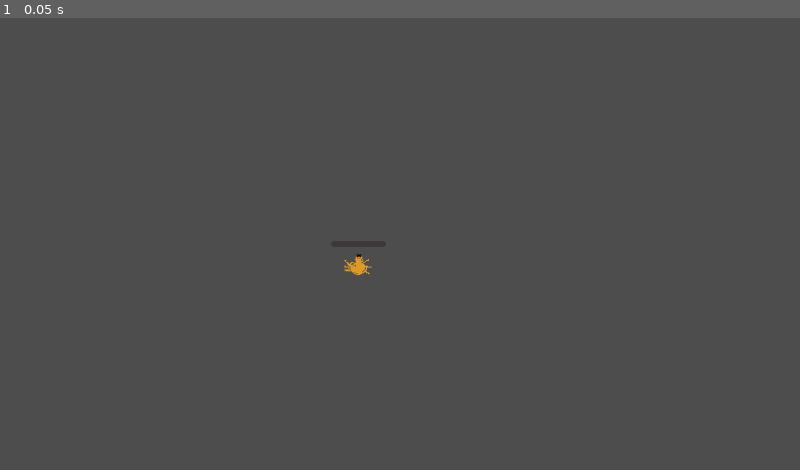
Above: before the commit, frame 1.
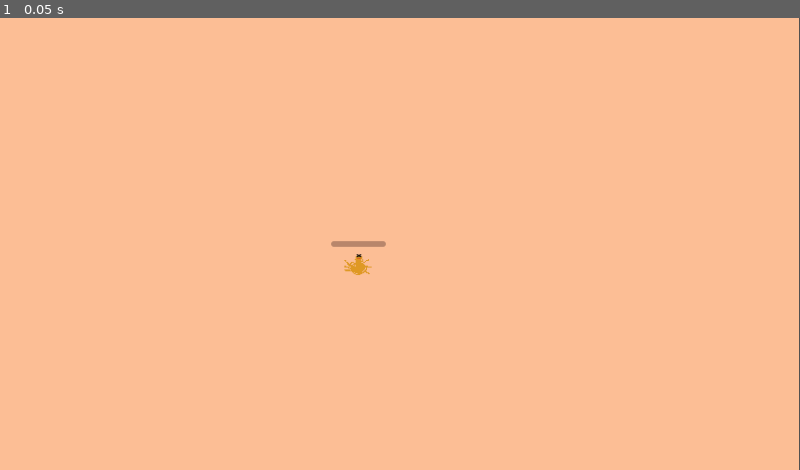
Above: after the commit, the same moment.

Repository: Topech/tick-souls
Game: Godot game, scene res://main.tscn
Two runs of this game, one before a commit and one after it. Both use one fixed random seed, a clock stepped at 60 frames per second and the inputs below.
Inputs:
- Up to frame 1 (0.05 s): no input

The runs differ from the first frame. In frame 1, 100% of the frame differs, in the area x 0-100%, y 0-100%.

Commit message:
skin colour and walls

Diff:
--- a/main.tscn
+++ b/main.tscn
@@ -1,8 +1,40 @@
-[gd_scene load_steps=2 format=3 uid="uid://ll1pmd436rgx"]
+[gd_scene load_steps=5 format=3 uid="uid://ll1pmd436rgx"]
 
 [ext_resource type="PackedScene" uid="uid://bkr5pvw2bknjq" path="res://player/player.tscn" id="1_ig7tw"]
 
+[sub_resource type="CanvasTexture" id="CanvasTexture_ig7tw"]
+
+[sub_resource type="RectangleShape2D" id="RectangleShape2D_0xm2m"]
+size = Vector2(20, 480)
+
+[sub_resource type="RectangleShape2D" id="RectangleShape2D_h2yge"]
+size = Vector2(885, 20)
+
 [node name="Main" type="Node2D"]
+
+[node name="CrapSkinColour" type="TextureRect" parent="."]
+modulate = Color(0.988033, 0.746327, 0.584283, 1)
+offset_right = 847.0
+offset_bottom = 481.0
+texture = SubResource("CanvasTexture_ig7tw")
 
 [node name="Player" parent="." instance=ExtResource("1_ig7tw")]
 position = Vector2(380, 270)
+
+[node name="Wall" type="StaticBody2D" parent="."]
+
+[node name="CollisionShape2D" type="CollisionShape2D" parent="Wall"]
+position = Vector2(-8, 241)
+shape = SubResource("RectangleShape2D_0xm2m")
+
+[node name="CollisionShape2D2" type="CollisionShape2D" parent="Wall"]
+position = Vector2(855, 241)
+shape = SubResource("RectangleShape2D_0xm2m")
+
+[node name="CollisionShape2D3" type="CollisionShape2D" parent="Wall"]
+position = Vector2(424.5, -6)
+shape = SubResource("RectangleShape2D_h2yge")
+
+[node name="CollisionShape2D4" type="CollisionShape2D" parent="Wall"]
+position = Vector2(426, 487)
+shape = SubResource("RectangleShape2D_h2yge")
